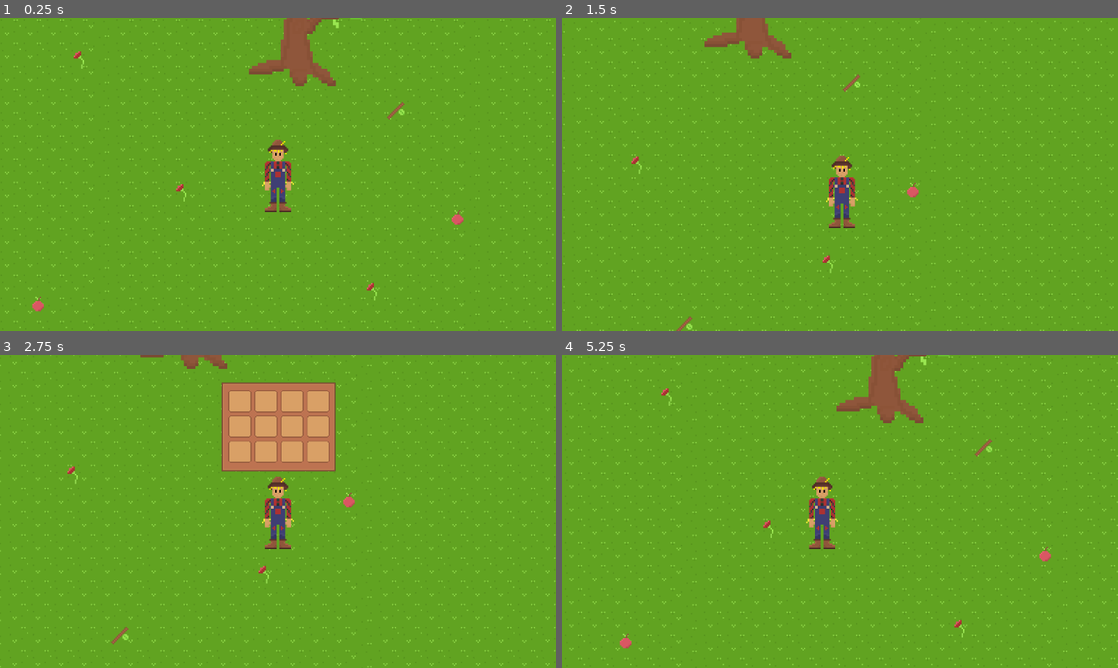
Above: before the commit, frames 1-4 (two rows, left to right).
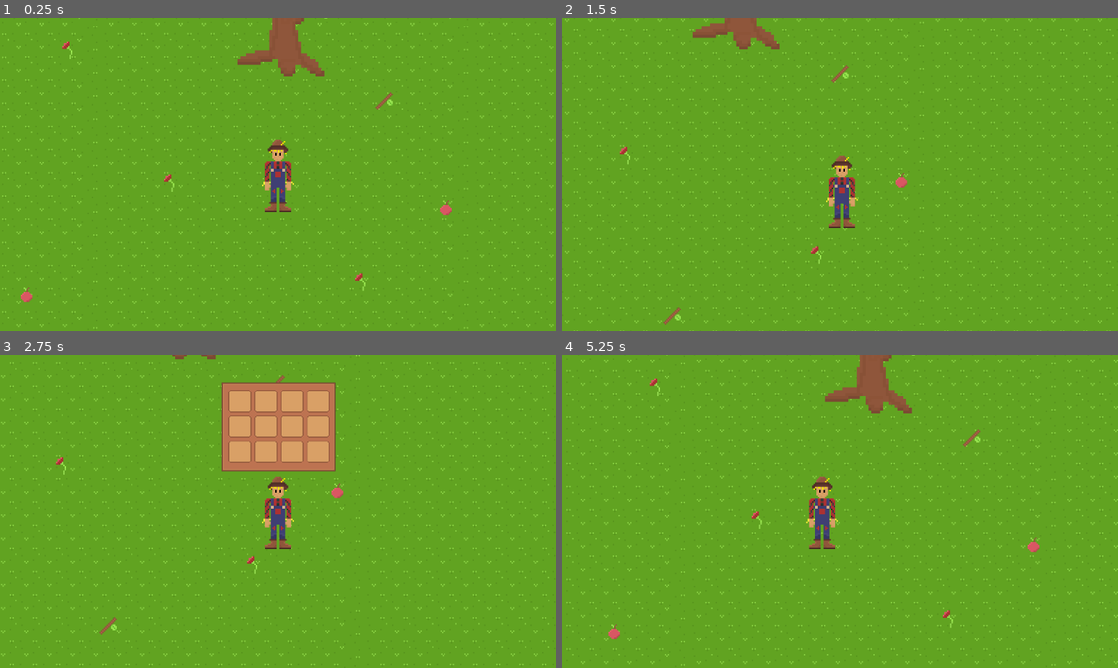
Above: after the commit, the same moments.

Repository: Untitled-Productions/Crow-Cook
Game: Godot game, scene res://test_room.tscn
Same seed, same stepped clock (60 frames per second), same inputs: the game is played once before the commit and once after it.
Inputs (mouse positions are in pixels of both pictures, inside the frame that each line leads up to):
- Up to frame 1 (0.25 s): no input
- Up to frame 2 (1.5 s): tap Enter (ui_accept) at 0.5, 0.77 s; move the mouse to (962, 158) at 0.52 s; hold Right (ui_right) 0.53-1.28 s; move the mouse to (728, 190) at 1.27 s; hold Down (ui_down) from 1.28 s (still down)
- Up to frame 3 (2.75 s): tap Enter (ui_accept) at 1.52 s; move the mouse to (333, 442) at 2.02 s; release Down (ui_down) at 2.03 s; hold Right (ui_right) from 2.03 s (still down)
- Up to frame 4 (5.25 s): release Right (ui_right) at 2.75 s; click (801, 401) at 2.77 s; tap Enter (ui_accept) at 3.5, 3.77, 4.52 s; move the mouse to (812, 574) at 3.52 s; hold Up (ui_up) 3.53-4.28 s; move the mouse to (1006, 558) at 4.27 s; hold Left (ui_left) from 4.28 s (still down); move the mouse to (673, 464) at 5.02 s

The runs differ from the first frame. In frame 1, 4.9% of the frame differs, in the area x 0-100%, y 0-100%; in frame 2, 4.6%; in frame 3, 3.5%; in frame 4, 5.0%.

Commit message:
e

Diff:
--- a/test_room.tscn
+++ b/test_room.tscn
@@ -58,7 +58,7 @@
 position = Vector2(1243, 404)
 
 [node name="Player" parent="environmentalObjects" instance=ExtResource("1_p8o0l")]
-position = Vector2(1219, 562)
+position = Vector2(1235, 575)
 scale = Vector2(2, 2)
 
 [node name="MouseFollow" parent="." instance=ExtResource("7_f0xav")]
